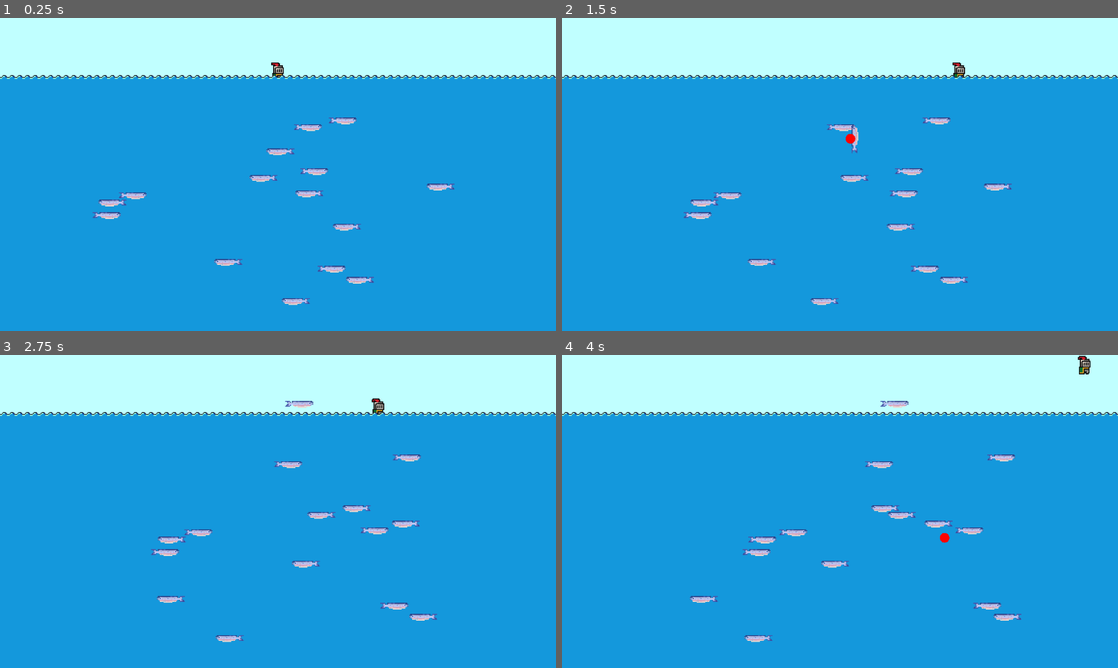
Above: before the commit, frames 1-4 (two rows, left to right).
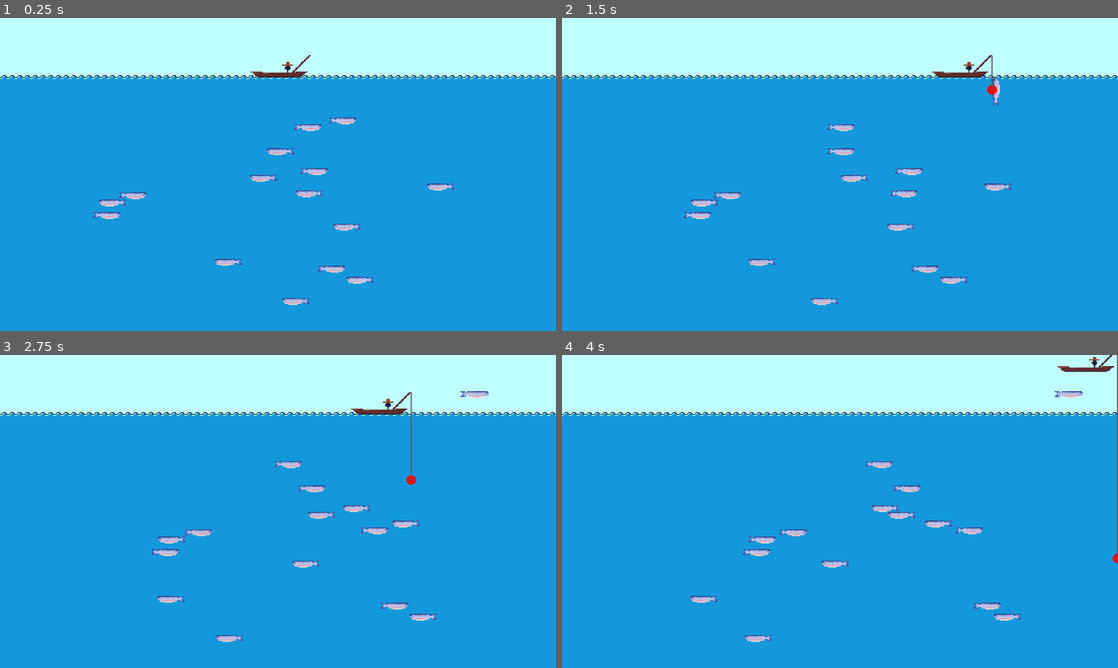
Above: after the commit, the same moments.

Repository: Alt-Merklein/fishing_game
Game: Godot game, scene res://scenes/guilherme-tutorial/guilherme_tutorial.tscn
Same seed, same stepped clock (60 frames per second), same inputs: the game is played once before the commit and once after it.
Inputs:
- Up to frame 1 (0.25 s): no input
- Up to frame 2 (1.5 s): tap Enter (ui_accept) at 0.5, 0.77 s; hold Right (ui_right) from 0.53 s (still down); tap Z (fish) at 0.6, 1.35 s
- Up to frame 3 (2.75 s): tap Enter (ui_accept) at 1.52 s; release Right (ui_right) at 2.03 s; hold Left (ui_left) from 2.03 s (still down); tap Z (fish) at 2.1 s
- Up to frame 4 (4 s): release Left (ui_left) at 2.78 s; hold Right (ui_right) from 2.78 s (still down); tap Z (fish) at 2.85, 3.6 s; tap Enter (ui_accept) at 3.02, 3.77 s

The runs differ from the first frame. In frame 1, 0.3% of the frame differs, in the area x 45-56%, y 11-20%; in frame 2, 0.7%; in frame 3, 0.8%; in frame 4, 0.9%, in the area x 57-100%, y 0-67%.

Commit message:
barco grande e linha da vara de pesca

Diff:
--- /dev/null
+++ b/scenes/guilherme-tutorial/boat.tscn
@@ -0,0 +1,36 @@
+[gd_scene load_steps=5 format=3 uid="uid://cdnqtebfupj62"]
+
+[ext_resource type="Script" path="res://scripts/guilherme-tutorial/knight_movement.gd" id="1_cawgh"]
+[ext_resource type="Texture2D" uid="uid://bbh4ryk1mi3u6" path="res://assets/sprites/barco-grande.png" id="2_8qxao"]
+[ext_resource type="PackedScene" uid="uid://cknf6hiyderqr" path="res://scenes/guilherme-tutorial/fishing_rod.tscn" id="3_uq8ck"]
+
+[sub_resource type="RectangleShape2D" id="RectangleShape2D_d65t8"]
+size = Vector2(40, 2)
+
+[node name="boat" type="CharacterBody2D"]
+script = ExtResource("1_cawgh")
+
+[node name="CollisionShape2D" type="CollisionShape2D" parent="."]
+position = Vector2(1, -2)
+shape = SubResource("RectangleShape2D_d65t8")
+
+[node name="Sprite2D" type="Sprite2D" parent="."]
+position = Vector2(1, -21)
+scale = Vector2(0.203125, 0.203125)
+texture = ExtResource("2_8qxao")
+
+[node name="FishingRod" parent="." instance=ExtResource("3_uq8ck")]
+radius = 5.0
+bottom_y = 240.0
+spawn_offset_y = 8.0
+player_path = NodePath("..")
+spawn_local_position_path = NodePath("../baitSpawnPosition")
+rod_tip_path = NodePath("../rodTip")
+line_color = Color(0.359069, 0.359069, 0.359069, 1)
+line_width = 0.5
+
+[node name="rodTip" type="Node2D" parent="."]
+position = Vector2(34, -24)
+
+[node name="baitSpawnPosition" type="Node2D" parent="."]
+position = Vector2(34, 3)
--- a/scenes/guilherme-tutorial/guilherme_tutorial.tscn
+++ b/scenes/guilherme-tutorial/guilherme_tutorial.tscn
@@ -1,8 +1,7 @@
-[gd_scene load_steps=9 format=3 uid="uid://cfd2yhkg7texu"]
+[gd_scene load_steps=8 format=3 uid="uid://cfd2yhkg7texu"]
 
-[ext_resource type="PackedScene" uid="uid://cdnqtebfupj62" path="res://scenes/guilherme-tutorial/knight_example.tscn" id="1_pfujd"]
+[ext_resource type="PackedScene" uid="uid://cdnqtebfupj62" path="res://scenes/guilherme-tutorial/boat.tscn" id="1_pfujd"]
 [ext_resource type="Texture2D" uid="uid://bfyc7ntifu2f7" path="res://assets/brackeys_platformer_assets/sprites/world_tileset.png" id="2_1rrvb"]
-[ext_resource type="PackedScene" uid="uid://cknf6hiyderqr" path="res://scenes/guilherme-tutorial/fishing_rod.tscn" id="3_ettdi"]
 [ext_resource type="PackedScene" uid="uid://y634pf3ssgv3" path="res://scenes/guilherme-tutorial/fish_basic.tscn" id="4_4siou"]
 [ext_resource type="Script" path="res://scripts/guilherme-tutorial/FishSpawner.gd" id="5_rswtc"]
 
@@ -148,8 +147,6 @@
 position = Vector2(0, 103)
 zoom = Vector2(2, 2)
 
-[node name="knight-example" parent="." instance=ExtResource("1_pfujd")]
-
 [node name="Water collider" type="StaticBody2D" parent="."]
 position = Vector2(-2, -8)
 
@@ -169,17 +166,11 @@
 offset_bottom = 443.0
 color = Color(0.752941, 1, 1, 1)
 
-[node name="FishingRod" parent="." instance=ExtResource("3_ettdi")]
-radius = 5.0
-bottom_y = 240.0
-spawn_offset_y = 8.0
-player_path = NodePath("../knight-example")
-
-[node name="Fishes" type="Node2D" parent="."]
-
 [node name="FishSpawner" type="Node2D" parent="."]
 position = Vector2(-1, 131)
 script = ExtResource("5_rswtc")
 fish_scene = ExtResource("4_4siou")
 count = 15
 area_size = Vector2(300, 200)
+
+[node name="boat" parent="." instance=ExtResource("1_pfujd")]
--- a/scenes/guilherme-tutorial/knight_example.tscn
+++ /dev/null
@@ -1,57 +0,0 @@
-[gd_scene load_steps=9 format=3 uid="uid://cdnqtebfupj62"]
-
-[ext_resource type="Script" path="res://scripts/guilherme-tutorial/knight_movement.gd" id="1_cawgh"]
-[ext_resource type="Texture2D" uid="uid://bvr2wdowwtltt" path="res://assets/brackeys_platformer_assets/sprites/knight.png" id="1_wkbnb"]
-
-[sub_resource type="AtlasTexture" id="AtlasTexture_cyyik"]
-atlas = ExtResource("1_wkbnb")
-region = Rect2(0, 0, 32, 32)
-
-[sub_resource type="AtlasTexture" id="AtlasTexture_pk826"]
-atlas = ExtResource("1_wkbnb")
-region = Rect2(32, 0, 32, 32)
-
-[sub_resource type="AtlasTexture" id="AtlasTexture_01ne1"]
-atlas = ExtResource("1_wkbnb")
-region = Rect2(64, 0, 32, 32)
-
-[sub_resource type="AtlasTexture" id="AtlasTexture_aliws"]
-atlas = ExtResource("1_wkbnb")
-region = Rect2(96, 0, 32, 32)
-
-[sub_resource type="SpriteFrames" id="SpriteFrames_ditiw"]
-animations = [{
-"frames": [{
-"duration": 1.0,
-"texture": SubResource("AtlasTexture_cyyik")
-}, {
-"duration": 1.0,
-"texture": SubResource("AtlasTexture_pk826")
-}, {
-"duration": 1.0,
-"texture": SubResource("AtlasTexture_01ne1")
-}, {
-"duration": 1.0,
-"texture": SubResource("AtlasTexture_aliws")
-}],
-"loop": true,
-"name": &"idle",
-"speed": 10.0
-}]
-
-[sub_resource type="CircleShape2D" id="CircleShape2D_6w1po"]
-radius = 4.0
-
-[node name="knight-example" type="CharacterBody2D"]
-script = ExtResource("1_cawgh")
-
-[node name="AnimatedSprite2D" type="AnimatedSprite2D" parent="."]
-position = Vector2(0, -16)
-sprite_frames = SubResource("SpriteFrames_ditiw")
-animation = &"idle"
-autoplay = "idle"
-frame_progress = 0.596627
-
-[node name="CollisionShape2D" type="CollisionShape2D" parent="."]
-position = Vector2(0, -10)
-shape = SubResource("CircleShape2D_6w1po")
--- a/scripts/guilherme-tutorial/FishingRod.gd
+++ b/scripts/guilherme-tutorial/FishingRod.gd
@@ -7,6 +7,13 @@
 @export var spawn_offset_y: float = 32.0
 @export var player_path: NodePath
 
+@export var spawn_local_position_path : NodePath
+
+@export var rod_tip_path: NodePath
+@export var rod_tip_local_offset := Vector2(0,0)
+@export var line_color: Color = Color.WHITE
+@export var line_width: float = 2.0
+
 var going_down := false
 var returning_up := false
 var spawn_position: Vector2
@@ -14,7 +21,8 @@
 var caught_fish: Node = null
 
 @onready var hitbox: Area2D = $Hitbox
-
+@onready var rod_tip_node: Node2D = get_node_or_null(rod_tip_path) as Node2D if rod_tip_path != NodePath() else null
+@onready var spawn_local_position_node: Node2D = get_node_or_null(spawn_local_position_path)
 func _ready():
 	add_to_group("fishing_rod")
 	hide()
@@ -35,7 +43,7 @@
 		if player == null:
 			push_warning("RedBall: Player not found.")
 			return
-		spawn_position = player.global_position + Vector2(0, spawn_offset_y)
+		spawn_position = spawn_local_position_node.global_position
 		global_position = spawn_position
 		show()
 		going_down = true
@@ -59,8 +67,24 @@
 	queue_redraw()
 
 func _draw():
-	if visible:
-		draw_circle(Vector2.ZERO, radius, Color.RED)
+	if not visible:
+		return
+	#draw the bait
+	draw_circle(Vector2.ZERO, radius, Color.RED)
+	# draw the line from the rod tip to the bait (this node’s origin)
+	var start_local := _get_rod_tip_local()
+	var end_local := Vector2.ZERO
+	if start_local != null:
+		draw_line(start_local, end_local, line_color, line_width, true)
+
+func _get_rod_tip_local() -> Vector2:
+	# If you provided a rod_tip_node, convert its tip (with offset) to this node’s local space
+	if rod_tip_node:
+		# account for the tip offset in the rod_tip_node's local space, including rotation
+		var tip_global := rod_tip_node.to_global(rod_tip_local_offset)
+		return to_local(tip_global)
+	# Fallback: if no rod tip is set, start the line at the spawn point’s projection
+	return to_local(spawn_position)
 
 # Called by a Fish when it collides with the ball
 func on_hit_fish(fish: Node):
Binary file added: assets/sprites/barco-grande.png
Not shown, changed: assets/sprites/barco-grande.png.import
Binary file removed: scenes/guilherme-tutorial/sardinha.png
